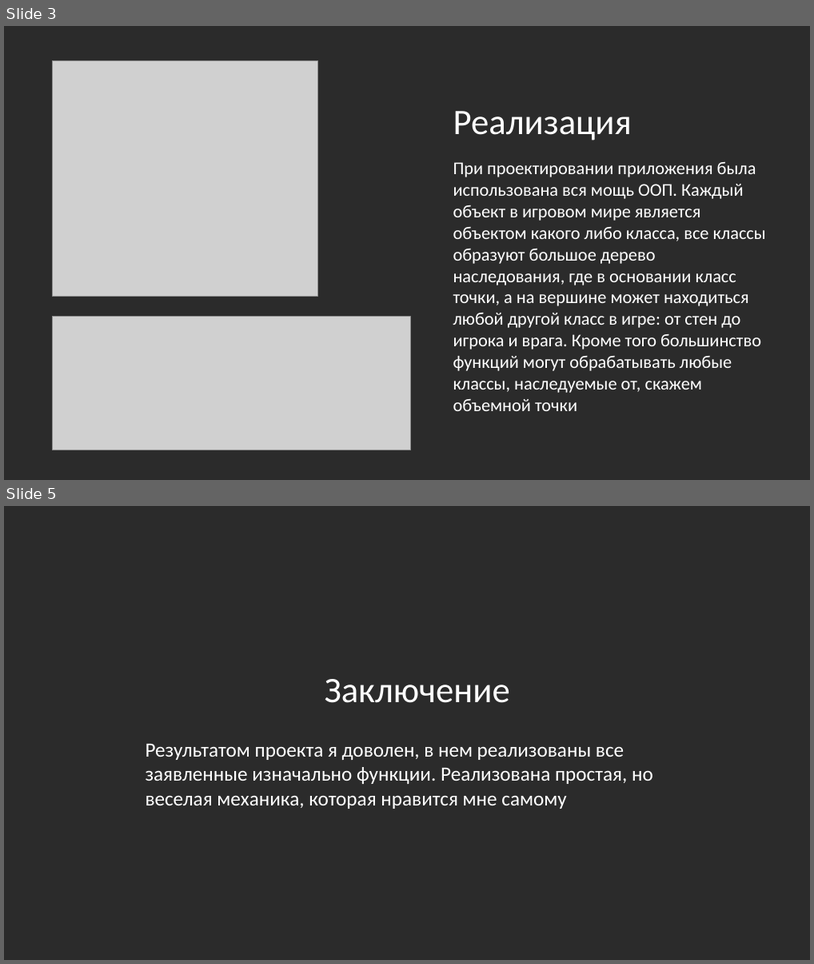
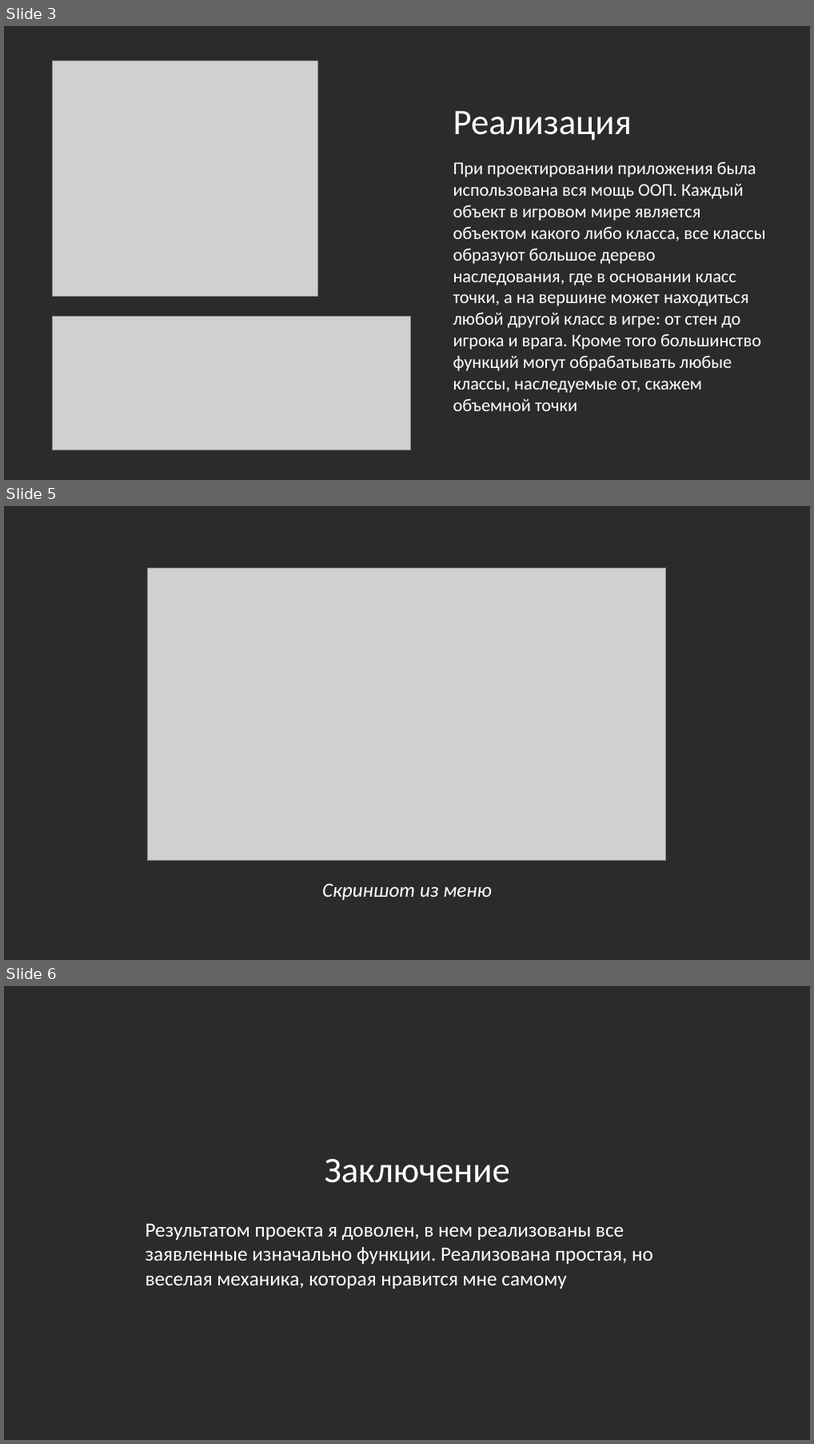
Before and after one commit to MrPr0per/fps_game, a slide deck: docs/Pestis in festo.pptx. Shown one above the other, each under a label of ours: slides 3 and 5 before the commit, slides 3, 5 and 6 after it; the slides between them are not shown. The pictures are 814x964 and 814x1444 pixels, drawn with LibreOffice and Linux fonts; fonts in the diff are those of the drawing; grey boxes stand for pictures; background and template pictures are left out; a plain dark background stands for a picture behind light text. Boxes give left, top, right and bottom in pixels: in the first picture for what was removed or moved away, otherwise in the second. Text is boxed around its words. In the diff, an @@ line names an element or a change of style, - is before the commit and + after.

```diff
--- a/docs/Pestis in festo.pptx
+++ b/docs/Pestis in festo.pptx
@@ slide 5 added at box(4, 506, 810, 960), background picture (left out) @@
@@ picture added at box(147, 568, 667, 860) @@
@@ text added at box(322, 883, 491, 900), 18 pt, text #FFFFFF, italic @@
+Скриншот из меню
@@ what was slide 5 is now slide 6 @@
```
Also in this commit, not shown: 1 other slide added, 1 slide removed, 3 other files.
